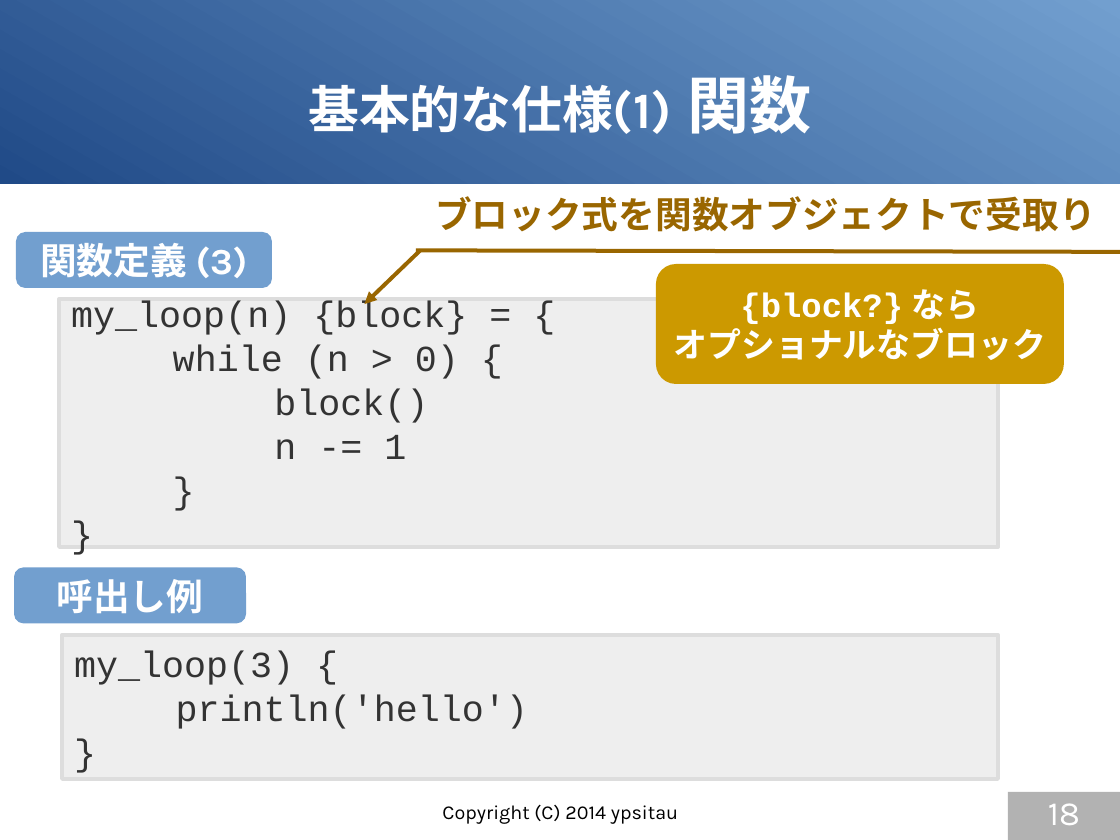
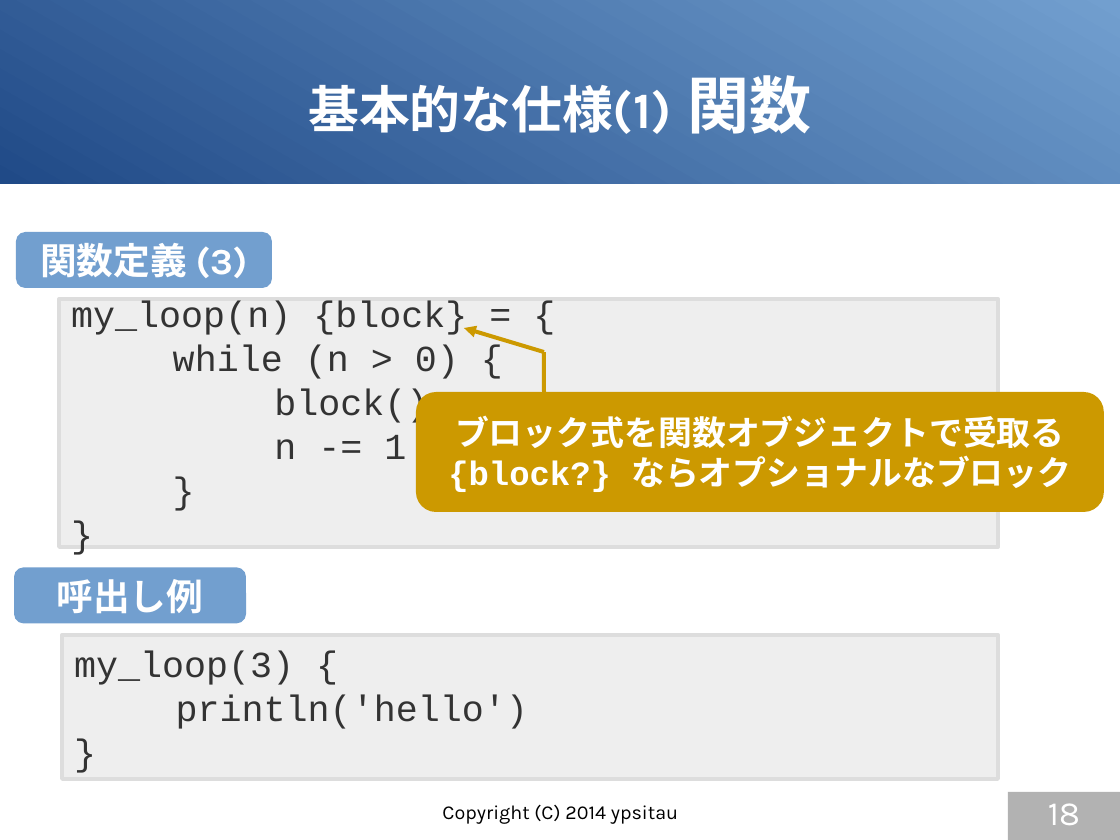
Before and after one commit to gura-lang/gura-doc, a slide deck: slide 18 of presentation/gura-introduction.odp. Drawn at 1120x840 pixels with LibreOffice and Linux fonts; fonts in the diff are those of the drawing. Boxes give left, top, right and bottom in pixels: in the first picture for what was removed or moved away, otherwise in the second. Text is boxed around its words. In the diff, an @@ line names an element or a change of style, - is before the commit and + after.

```diff
--- a/presentation/gura-introduction.odp
+++ b/presentation/gura-introduction.odp
@@ text removed at bbox=[435, 196, 1096, 232] @@
-ブロック式を関数オブジェクトで受取り
@@ arrow removed from (421, 250) to (365, 304) @@
@@ line removed from (416, 250) to (1120, 252) @@
@@ arrow added from (544, 352) to (464, 328), #CC9900 2.83 pt @@
@@ line added from (544, 352) to (544, 392), #CC9900 2.83 pt @@
@@ rounded rectangle "ブロック式を関数オブジェクトで受取る": place and size @@
-rounded rectangle "ブロック式を関数オブジェクトで受取る" at bbox=[657, 264, 1065, 384]
+rounded rectangle "ブロック式を関数オブジェクトで受取る" at bbox=[416, 392, 1104, 512]
@@ text in rounded rectangle at bbox=[448, 415, 1071, 492]: text changed; font Karla to Courier New @@
-{block?} なら
-オプショナルなブロック
+ブロック式を関数オブジェクトで受取る
+{block?} ならオプショナルなブロック
```
Also in this commit, not shown: 13 other slides changed.
